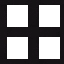
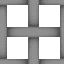
Two versions of the same layered image (w=64, h=64). Layer-by-layer changes:
added layer "gratting_white" above "gratting_black" over (0, 0, 64, 64)
added layer "gratting_black" above "gratting_w_co.png" over (0, 0, 64, 64)
